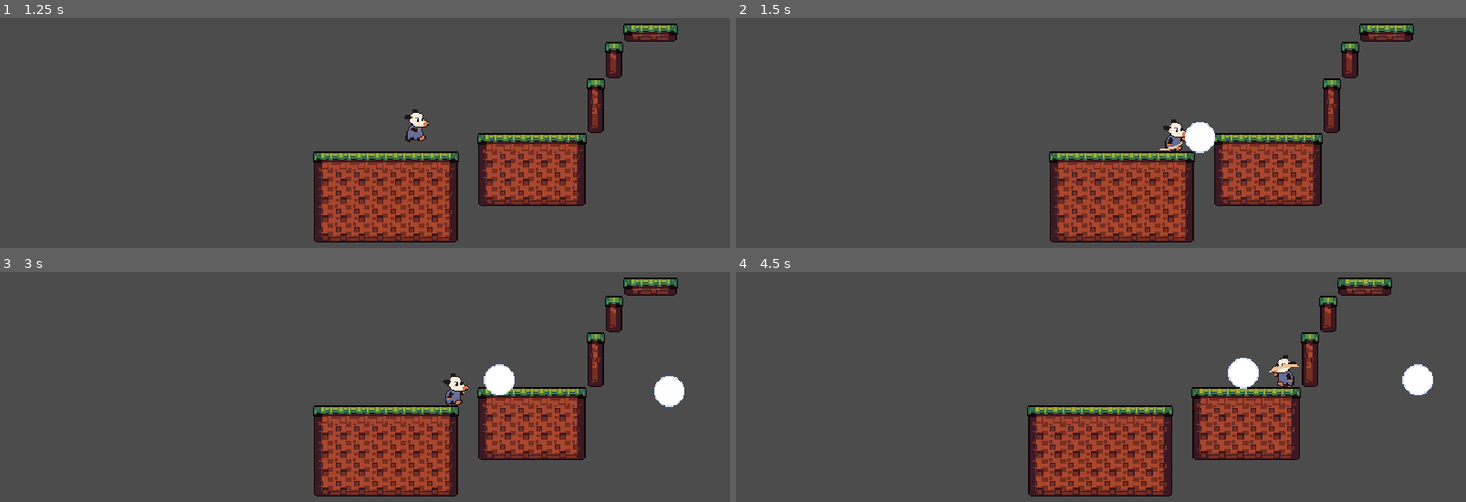
Above: before the commit, frames 1-4 (two rows, left to right).
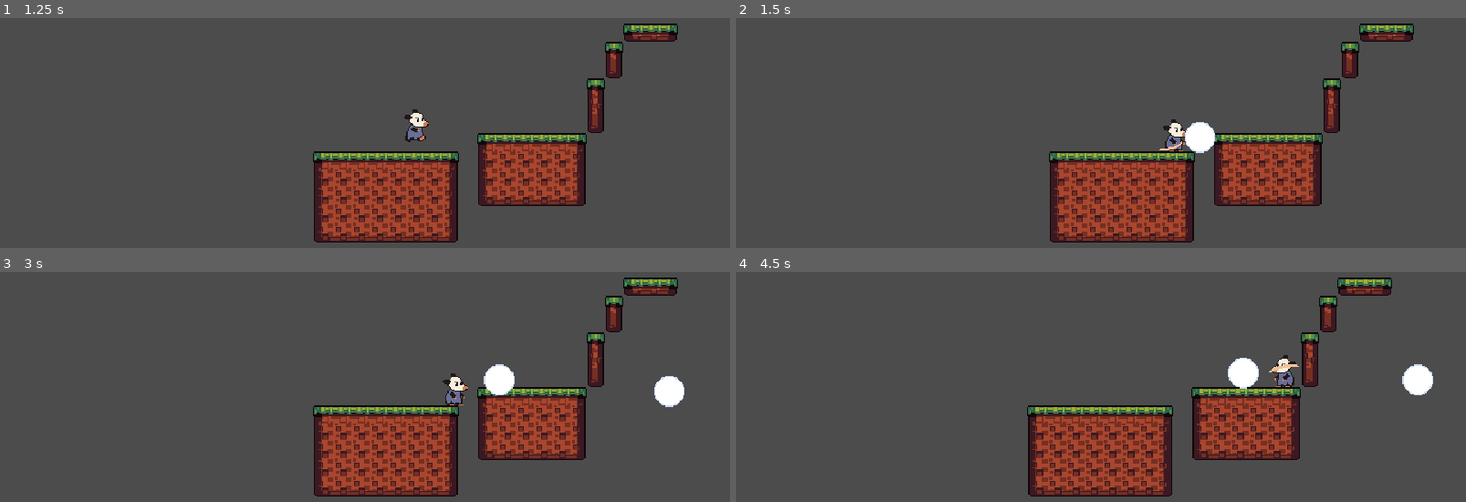
Above: after the commit, the same moments.

Repository: andhedrew/Didelphis
Game: Godot game, scene res://World.tscn
Two runs of this game, one before a commit and one after it. Both use one fixed random seed, a clock stepped at 60 frames per second and the inputs below.
Inputs:
- Up to frame 1 (1.25 s): hold D (right) from 0.53 s (still down); tap Z (jump) at 0.6, 0.77, 1.07 s
- Up to frame 2 (1.5 s): keep holding D (right); tap X (attack) at 1.35 s
- Up to frame 3 (3 s): tap Z (jump) at 1.52, 1.55, 1.82, 2.1 s; release D (right) at 2.03 s; hold A (left) 2.03-2.78 s; hold D (right) from 2.78 s (still down); tap X (attack) at 2.85 s
- Up to frame 4 (4.5 s): tap Z (jump) at 3.02, 3.05, 3.32, 3.6, 3.77, 4.07 s; release D (right) at 4.28 s; hold A (left) from 4.28 s (still down); tap X (attack) at 4.35 s

Frame 1 is identical in both runs. In frame 2, less than 0.1% of the frame differs, in the area x 58-62%, y 51-58%; in frame 3, less than 0.1%, in the area x 61-64%, y 51-58%; in frame 4, less than 0.1%.

Commit message:
player animating again with an animation player

Diff:
--- a/Actors/Player.tscn
+++ b/Actors/Player.tscn
@@ -1,134 +1,11 @@
-[gd_scene load_steps=14 format=2]
+[gd_scene load_steps=5 format=2]
 
 [ext_resource path="res://Hitboxes/TakeDamageBox.tscn" type="PackedScene" id=1]
-[ext_resource path="res://Actors/PlayerSprite.gd" type="Script" id=2]
+[ext_resource path="res://Animations/PlayerModel.tscn" type="PackedScene" id=2]
 [ext_resource path="res://Actors/player.gd" type="Script" id=3]
-[ext_resource path="res://Sprites/Player.png" type="Texture" id=4]
 
 [sub_resource type="RectangleShape2D" id=1]
 extents = Vector2( 6, 12.25 )
-
-[sub_resource type="Animation" id=6]
-resource_name = "fall"
-tracks/0/type = "value"
-tracks/0/path = NodePath("Model:frame")
-tracks/0/interp = 1
-tracks/0/loop_wrap = true
-tracks/0/imported = false
-tracks/0/enabled = true
-tracks/0/keys = {
-"times": PoolRealArray( 0 ),
-"transitions": PoolRealArray( 1 ),
-"update": 1,
-"values": [ 2 ]
-}
-
-[sub_resource type="Animation" id=7]
-resource_name = "fall_looking_up"
-tracks/0/type = "value"
-tracks/0/path = NodePath("Model:frame")
-tracks/0/interp = 1
-tracks/0/loop_wrap = true
-tracks/0/imported = false
-tracks/0/enabled = true
-tracks/0/keys = {
-"times": PoolRealArray( 0 ),
-"transitions": PoolRealArray( 1 ),
-"update": 1,
-"values": [ 7 ]
-}
-
-[sub_resource type="Animation" id=2]
-resource_name = "idle"
-tracks/0/type = "value"
-tracks/0/path = NodePath("Model:frame")
-tracks/0/interp = 1
-tracks/0/loop_wrap = true
-tracks/0/imported = false
-tracks/0/enabled = true
-tracks/0/keys = {
-"times": PoolRealArray( 0 ),
-"transitions": PoolRealArray( 1 ),
-"update": 1,
-"values": [ 0 ]
-}
-
-[sub_resource type="Animation" id=4]
-resource_name = "idle_looking_up"
-tracks/0/type = "value"
-tracks/0/path = NodePath("Model:frame")
-tracks/0/interp = 1
-tracks/0/loop_wrap = true
-tracks/0/imported = false
-tracks/0/enabled = true
-tracks/0/keys = {
-"times": PoolRealArray( 0 ),
-"transitions": PoolRealArray( 1 ),
-"update": 1,
-"values": [ 1 ]
-}
-
-[sub_resource type="Animation" id=8]
-resource_name = "jump"
-tracks/0/type = "value"
-tracks/0/path = NodePath("Model:frame")
-tracks/0/interp = 1
-tracks/0/loop_wrap = true
-tracks/0/imported = false
-tracks/0/enabled = true
-tracks/0/keys = {
-"times": PoolRealArray( 0 ),
-"transitions": PoolRealArray( 1 ),
-"update": 1,
-"values": [ 3 ]
-}
-
-[sub_resource type="Animation" id=9]
-resource_name = "jump_looking_up"
-tracks/0/type = "value"
-tracks/0/path = NodePath("Model:frame")
-tracks/0/interp = 1
-tracks/0/loop_wrap = true
-tracks/0/imported = false
-tracks/0/enabled = true
-tracks/0/keys = {
-"times": PoolRealArray( 0 ),
-"transitions": PoolRealArray( 1 ),
-"update": 1,
-"values": [ 8 ]
-}
-
-[sub_resource type="Animation" id=3]
-resource_name = "walk"
-length = 0.8
-tracks/0/type = "value"
-tracks/0/path = NodePath("Model:frame")
-tracks/0/interp = 1
-tracks/0/loop_wrap = true
-tracks/0/imported = false
-tracks/0/enabled = true
-tracks/0/keys = {
-"times": PoolRealArray( 0, 0.2, 0.4, 0.6 ),
-"transitions": PoolRealArray( 1, 1, 1, 1 ),
-"update": 1,
-"values": [ 3, 0, 2, 0 ]
-}
-
-[sub_resource type="Animation" id=5]
-resource_name = "walk_looking_up"
-length = 0.8
-tracks/0/type = "value"
-tracks/0/path = NodePath("Model:frame")
-tracks/0/interp = 1
-tracks/0/loop_wrap = true
-tracks/0/imported = false
-tracks/0/enabled = true
-tracks/0/keys = {
-"times": PoolRealArray( 0, 0.2, 0.4, 0.6 ),
-"transitions": PoolRealArray( 1, 1, 1, 1 ),
-"update": 1,
-"values": [ 8, 1, 7, 1 ]
-}
 
 [node name="Player" type="KinematicBody2D"]
 position = Vector2( 222, -112 )
@@ -157,22 +34,6 @@
 collision_mask = 4
 monitorable = false
 
-[node name="Model" type="Sprite" parent="."]
-position = Vector2( -2, -14 )
-texture = ExtResource( 4 )
-hframes = 9
-frame = 7
-script = ExtResource( 2 )
-
-[node name="AnimationPlayer" type="AnimationPlayer" parent="Model"]
-root_node = NodePath("../..")
-anims/fall = SubResource( 6 )
-anims/fall_looking_up = SubResource( 7 )
-anims/idle = SubResource( 2 )
-anims/idle_looking_up = SubResource( 4 )
-anims/jump = SubResource( 8 )
-anims/jump_looking_up = SubResource( 9 )
-anims/walk = SubResource( 3 )
-anims/walk_looking_up = SubResource( 5 )
+[node name="Animating Sprite" parent="." instance=ExtResource( 2 )]
 
 [connection signal="area_entered" from="Hurtbox" to="." method="_on_Hurtbox_area_entered"]
--- a/Actors/PlayerSprite.gd
+++ b/Actors/PlayerSprite.gd
@@ -1,5 +1,37 @@
 extends Sprite
+enum {IDLE, WALK, JUMP, FALL, DEAD, ATTACK}
+var state := IDLE
+enum {RIGHT, DOWN, LEFT, UP}
+var facing := RIGHT
+
+onready var animation_player := $AnimationPlayer
+
+func _ready():
+	GameEvents.connect("player_changed_facing_direction", self, "_set_facing")
+	GameEvents.connect("player_changed_state", self, "_set_state")
 
 
-func _ready():
-	GameEvents.connect("player_changed_facing_direction", self, "_match_facing")
+func _physics_process(delta):
+
+	if state == IDLE:
+		if facing == UP:animation_player.play("idle_looking_up")
+		else:animation_player.play("idle")
+	elif state == WALK:
+		if facing == UP:animation_player.play("walk_looking_up")
+		else:animation_player.play("walk")
+	elif state == JUMP:
+		if facing == UP:animation_player.play("jump_looking_up")
+		else:animation_player.play("jump")
+	elif state == FALL:
+		if facing == UP:animation_player.play("fall_looking_up")
+		else:animation_player.play("fall")
+	elif state == ATTACK:
+		pass
+	elif state == DEAD:
+		pass
+
+func _set_state(player_state):
+	state = player_state
+
+func _set_facing(player_facing_direction):
+	facing = player_facing_direction
--- a/Actors/player.gd
+++ b/Actors/player.gd
@@ -13,7 +13,7 @@
 export var friction := 4.5
 
 var velocity := Vector2.ZERO
-enum {IDLE, WALK, JUMP, DEAD}
+enum {IDLE, WALK, JUMP, FALL, DEAD, ATTACK}
 var state := IDLE
 var state_last_frame := state
 var state_timer := 0
@@ -74,12 +74,12 @@
 	elif state == WALK: walk_state(input)
 	elif state == JUMP: jump_state(input)
 	elif state == DEAD: dead_state()
+	elif state == FALL: fall_state(input)
 
 
 func idle_state(input):
 	var jump :=  Input.is_action_just_pressed("jump")
-	if facing == UP:animation_player.play("idle_looking_up")
-	else:animation_player.play("idle")
+
 	velocity = move_and_slide(velocity, Vector2.UP)
 
 	apply_friction()
@@ -93,8 +93,7 @@
 
 func walk_state(input):
 	var jump :=  Input.is_action_just_pressed("jump")
-	if facing == UP:animation_player.play("walk_looking_up")
-	else:animation_player.play("walk")
+
 
 	velocity = move_and_slide(velocity, Vector2.UP)
 	apply_acceleration(input.x)
@@ -117,21 +116,26 @@
 	var jump_release:= Input.is_action_just_released("jump")
 	var jump :=  Input.is_action_just_pressed("jump")
 
-	if velocity.y > 0:
-		if facing == UP:animation_player.play("fall_looking_up")
-		else:animation_player.play("fall")
-
-	else:
-		if facing == UP:animation_player.play("jump_looking_up")
-		else:animation_player.play("jump")
 
 	if jump_release and velocity.y < (jump_height/2):
 		velocity.y = jump_height/2
 	elif is_on_floor()  or !coyote_timer.is_stopped():
 		velocity.y = jump_height
 
+	velocity = move_and_slide(velocity, Vector2.UP)
+
+	if is_on_floor():
+		if input.x == 0:
+			state = IDLE
+		else:
+			state = WALK
+
+	if velocity.y > 0:
+		state = FALL
+	apply_acceleration(input.x)
 
 
+func fall_state(input):
 	velocity = move_and_slide(velocity, Vector2.UP)
 
 	if is_on_floor():
@@ -142,7 +146,6 @@
 	apply_acceleration(input.x)
 
 
-
 func dead_state():
 	pass
 
@@ -150,6 +153,7 @@
 func state_timer():
 	if state_last_frame != state:
 		state_timer = 0
+		GameEvents.emit_signal("player_changed_state", state)
 	else:
 		state_timer += 1
 
@@ -179,4 +183,3 @@
 func _on_Hurtbox_area_entered(hitbox):
 	if hitbox is HitBox:
 		health -= hitbox.damage
-		print_debug(health)
--- /dev/null
+++ b/Animations/PlayerModel.tscn
@@ -0,0 +1,144 @@
+[gd_scene load_steps=11 format=2]
+
+[ext_resource path="res://Actors/PlayerSprite.gd" type="Script" id=1]
+[ext_resource path="res://Sprites/Player.png" type="Texture" id=2]
+
+[sub_resource type="Animation" id=6]
+resource_name = "fall"
+tracks/0/type = "value"
+tracks/0/path = NodePath(".:frame")
+tracks/0/interp = 1
+tracks/0/loop_wrap = true
+tracks/0/imported = false
+tracks/0/enabled = true
+tracks/0/keys = {
+"times": PoolRealArray( 0 ),
+"transitions": PoolRealArray( 1 ),
+"update": 1,
+"values": [ 2 ]
+}
+
+[sub_resource type="Animation" id=7]
+resource_name = "fall_looking_up"
+tracks/0/type = "value"
+tracks/0/path = NodePath(".:frame")
+tracks/0/interp = 1
+tracks/0/loop_wrap = true
+tracks/0/imported = false
+tracks/0/enabled = true
+tracks/0/keys = {
+"times": PoolRealArray( 0 ),
+"transitions": PoolRealArray( 1 ),
+"update": 1,
+"values": [ 7 ]
+}
+
+[sub_resource type="Animation" id=2]
+resource_name = "idle"
+tracks/0/type = "value"
+tracks/0/path = NodePath(".:frame")
+tracks/0/interp = 1
+tracks/0/loop_wrap = true
+tracks/0/imported = false
+tracks/0/enabled = true
+tracks/0/keys = {
+"times": PoolRealArray( 0 ),
+"transitions": PoolRealArray( 1 ),
+"update": 1,
+"values": [ 0 ]
+}
+
+[sub_resource type="Animation" id=4]
+resource_name = "idle_looking_up"
+tracks/0/type = "value"
+tracks/0/path = NodePath(".:frame")
+tracks/0/interp = 1
+tracks/0/loop_wrap = true
+tracks/0/imported = false
+tracks/0/enabled = true
+tracks/0/keys = {
+"times": PoolRealArray( 0 ),
+"transitions": PoolRealArray( 1 ),
+"update": 1,
+"values": [ 1 ]
+}
+
+[sub_resource type="Animation" id=8]
+resource_name = "jump"
+tracks/0/type = "value"
+tracks/0/path = NodePath(".:frame")
+tracks/0/interp = 1
+tracks/0/loop_wrap = true
+tracks/0/imported = false
+tracks/0/enabled = true
+tracks/0/keys = {
+"times": PoolRealArray( 0 ),
+"transitions": PoolRealArray( 1 ),
+"update": 1,
+"values": [ 3 ]
+}
+
+[sub_resource type="Animation" id=9]
+resource_name = "jump_looking_up"
+tracks/0/type = "value"
+tracks/0/path = NodePath(".:frame")
+tracks/0/interp = 1
+tracks/0/loop_wrap = true
+tracks/0/imported = false
+tracks/0/enabled = true
+tracks/0/keys = {
+"times": PoolRealArray( 0 ),
+"transitions": PoolRealArray( 1 ),
+"update": 1,
+"values": [ 8 ]
+}
+
+[sub_resource type="Animation" id=3]
+resource_name = "walk"
+length = 0.8
+tracks/0/type = "value"
+tracks/0/path = NodePath(".:frame")
+tracks/0/interp = 1
+tracks/0/loop_wrap = true
+tracks/0/imported = false
+tracks/0/enabled = true
+tracks/0/keys = {
+"times": PoolRealArray( 0, 0.3 ),
+"transitions": PoolRealArray( 1, 1 ),
+"update": 1,
+"values": [ 0, 2 ]
+}
+
+[sub_resource type="Animation" id=5]
+resource_name = "walk_looking_up"
+length = 0.8
+tracks/0/type = "value"
+tracks/0/path = NodePath(".:frame")
+tracks/0/interp = 1
+tracks/0/loop_wrap = true
+tracks/0/imported = false
+tracks/0/enabled = true
+tracks/0/keys = {
+"times": PoolRealArray( 0, 0.4 ),
+"transitions": PoolRealArray( 1, 1 ),
+"update": 1,
+"values": [ 1, 7 ]
+}
+
+[node name="Animating Sprite" type="Node2D"]
+position = Vector2( -2, -14 )
+
+[node name="Model" type="Sprite" parent="."]
+texture = ExtResource( 2 )
+hframes = 9
+script = ExtResource( 1 )
+
+[node name="AnimationPlayer" type="AnimationPlayer" parent="Model"]
+anims/fall = SubResource( 6 )
+anims/fall_looking_up = SubResource( 7 )
+anims/idle = SubResource( 2 )
+anims/idle_looking_up = SubResource( 4 )
+anims/jump = SubResource( 8 )
+anims/jump_looking_up = SubResource( 9 )
+anims/walk = SubResource( 3 )
+anims/walk_looking_up = SubResource( 5 )
--- a/Autoloads/GameEvents.gd
+++ b/Autoloads/GameEvents.gd
@@ -1,4 +1,5 @@
 extends Node
 
 signal player_attacked
+signal player_changed_state
 signal player_changed_facing_direction
--- a/World.tscn
+++ b/World.tscn
@@ -11,9 +11,6 @@
 
 [node name="Player" parent="." instance=ExtResource( 1 )]
 
-[node name="Sprite" parent="Player" index="5"]
-frame = 7
-
 [node name="BaseWeapon" parent="Player" instance=ExtResource( 2 )]
 position = Vector2( 0, -12 )
 bullet_scene = ExtResource( 6 )
